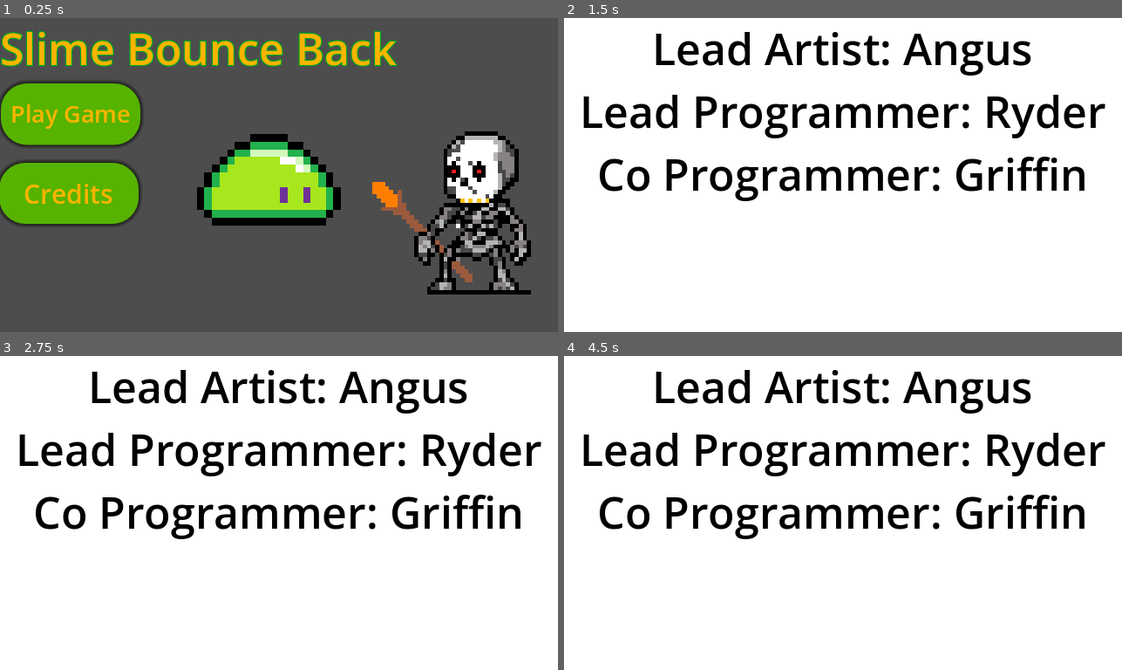
Above: before the commit, frames 1-4 (two rows, left to right).
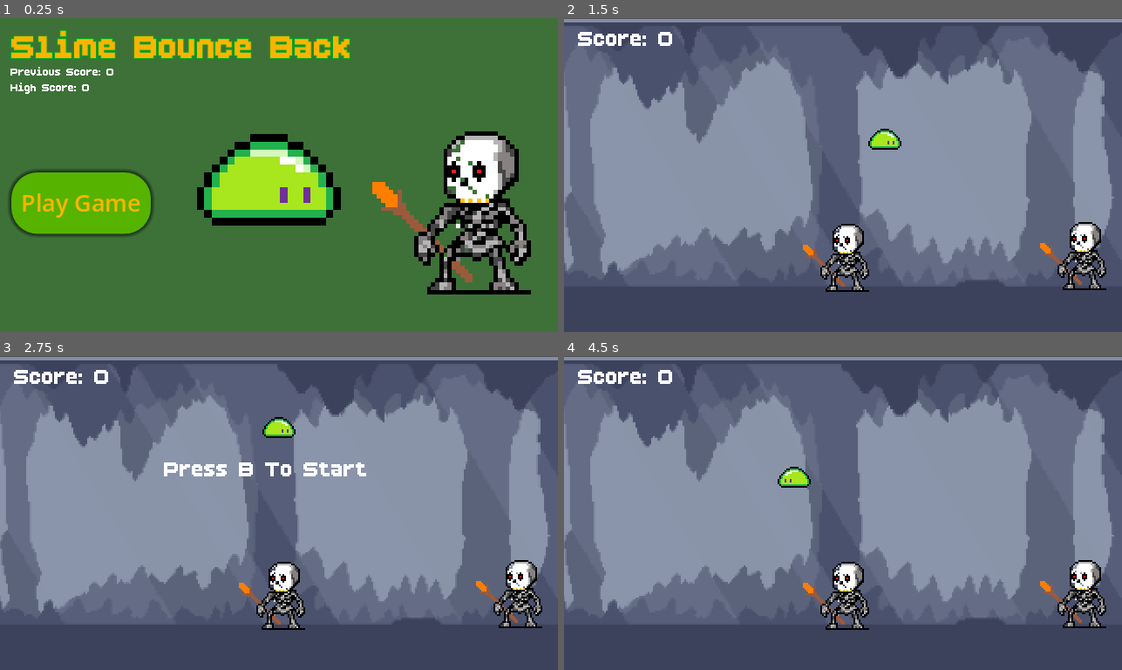
Above: after the commit, the same moments.

Repository: ryderlopeman10-dotcom/haven-dunlap-26-jam
Game: Godot game, scene res://Scenes/main_menu.tscn
Two runs of this game, one before a commit and one after it. Both use one fixed random seed, a clock stepped at 60 frames per second and the inputs below.
Inputs (mouse positions are in pixels of both pictures, inside the frame that each line leads up to):
- Up to frame 1 (0.25 s): no input
- Up to frame 2 (1.5 s): click (630, 193) at 0.5 s, where only the run before the commit has a clickable "Credits"; tap B (Start, bound only after the commit) at 1.25 s; hold D (Right) from 1.28 s (still down); hold B (Start, bound only after the commit) from 1.28 s (still down)
- Up to frame 3 (2.75 s): tap Space (Jump) at 1.52, 1.55, 1.82 s; release D (Right) at 2 s; release B (Start, bound only after the commit) at 2 s; click (83, 541) at 2 s, where only the run after the commit has a clickable "Play Game"
- Up to frame 4 (4.5 s): tap B (Start, bound only after the commit) at 2.75, 3.05, 4.25 s; hold D (Right) 2.78-3.5 s; tap Space (Jump) at 2.85, 3.02, 3.32 s; click (647, 541) at 3.5 s, where only the run after the commit has a clickable "Play Game"; hold A (Left) from 4.28 s (still down); hold B (Start, bound only after the commit) from 4.28 s (still down)

The runs differ from the first frame. In frame 1, 84% of the frame differs, in the area x 0-100%, y 0-100%; in frame 2, 99%; in frame 3, 98%; in frame 4, 99%.

Commit message:
Game

Diff:
--- /dev/null
+++ b/haven-project-26/Enemies/Mini Skele/deathbound.gd
@@ -0,0 +1,4 @@
+extends Area2D
+
+func _on_body_entered(body: Node2D) -> void:
+	get_tree().change_scene_to_file("res://Scenes/main_menu.tscn")
--- a/haven-project-26/Enemies/Mini Skele/game.tscn
+++ b/haven-project-26/Enemies/Mini Skele/game.tscn
@@ -4,9 +4,17 @@
 [ext_resource type="Texture2D" uid="uid://b6dylob4bpesk" path="res://art/image_2026-11-15_175941258.png" id="1_yia4t"]
 [ext_resource type="PackedScene" uid="uid://d1vuwmn571apc" path="res://Enemies/Mini Skele/skeleton_enemy.tscn" id="2_nd6ix"]
 [ext_resource type="Script" uid="uid://cc52qk25lwjxm" path="res://Enemies/Mini Skele/label.gd" id="3_nd6ix"]
+[ext_resource type="Script" uid="uid://c666uvcufsgxm" path="res://Enemies/Mini Skele/deathbound.gd" id="4_oc4ej"]
+[ext_resource type="FontFile" uid="uid://dgoq5faw0plgx" path="res://random/boldspixels.ttf" id="5_fo1w7"]
 
 [sub_resource type="WorldBoundaryShape2D" id="WorldBoundaryShape2D_7r1ys"]
 distance = -71.0
+
+[sub_resource type="LabelSettings" id="LabelSettings_8u5y5"]
+font = ExtResource("5_fo1w7")
+
+[sub_resource type="LabelSettings" id="LabelSettings_o4m48"]
+font = ExtResource("5_fo1w7")
 
 [node name="Game" type="Node2D" unique_id=1220083878]
 
@@ -19,7 +27,7 @@
 zoom = Vector2(2, 2)
 
 [node name="Player" parent="." unique_id=168181456 instance=ExtResource("1_onhj5")]
-position = Vector2(-1, -62)
+position = Vector2(-1, -49)
 
 [node name="Skeleton Enemy" parent="." unique_id=44557244 instance=ExtResource("2_nd6ix")]
 position = Vector2(0, 67)
@@ -28,6 +36,7 @@
 position = Vector2(136, 66)
 
 [node name="Deathbound" type="Area2D" parent="." unique_id=1976344128]
+script = ExtResource("4_oc4ej")
 
 [node name="CollisionShape2D" type="CollisionShape2D" parent="Deathbound" unique_id=1072603736]
 position = Vector2(1, -4)
@@ -39,4 +48,15 @@
 offset_right = -91.0
 offset_bottom = -62.0
 text = "Score: 0"
+label_settings = SubResource("LabelSettings_8u5y5")
 script = ExtResource("3_nd6ix")
+
+[node name="Label2" type="Label" parent="." unique_id=812533392]
+offset_left = -78.0
+offset_top = -32.0
+offset_right = 78.0
+offset_bottom = -9.0
+text = "  Press B To Start"
+label_settings = SubResource("LabelSettings_o4m48")
+
+[connection signal="body_entered" from="Deathbound" to="Deathbound" method="_on_body_entered"]
--- a/haven-project-26/Enemies/Mini Skele/skeleton_enemy.gd
+++ b/haven-project-26/Enemies/Mini Skele/skeleton_enemy.gd
@@ -1,15 +1,17 @@
 class_name Enemy
 extends Area2D
 
-@onready var sprite: Sprite2D = $Image20261115170900492
+@onready var gogo: Sprite2D = $Image20261115170900492
 
 var health : int = 10
 var damage : int = 2
 var move_speed : int = 0
 
+
 func _process(delta: float) -> void:
 	if health <= 0:
 		queue_free()
+		Globals.update_score()
 
 
 func _on_body_entered(body: Node2D) -> void:
--- a/haven-project-26/Player/player.gd
+++ b/haven-project-26/Player/player.gd
@@ -1,6 +1,7 @@
 extends CharacterBody2D
 
 @onready var animated_sprite_2d: AnimatedSprite2D = $AnimatedSprite2D
+@onready var label_2: Label = $"../Label2"
 
 var accel_x : int = 25
 var movement_speed : int = 150
@@ -12,11 +13,16 @@
 
 var damage : int = 5
 
+var start : bool = false
+
 func _process(delta):
-	if Input.is_action_just_pressed("Quit"):
-		get_tree().quit()
+	if Input.is_action_pressed("Start"):
+		Globals.score = 0
+		start = true
+		label_2.visible = false
 
-	move(delta)
+	if start:
+		move(delta)
 
 func move(delta):
 	velocity += get_gravity() * delta
@@ -40,7 +46,6 @@
 
 func attack(enemy: Enemy):
 	if not is_on_floor() and can_attack and Input.is_action_pressed("Jump"):
-		Globals.score += 1
 		can_attack = false
 		velocity.y = jump_height
 		enemy.take_damage()
@@ -49,5 +54,10 @@
 		EnemySpawner.spawn_enemy()
 
 
+
 func _on_timer_timeout() -> void:
 	$Burst.visible = false
+
+
+func _on_deathbound_body_entered(body: Node2D) -> void:
+	pass # Replace with function body.
--- /dev/null
+++ b/haven-project-26/Scenes/label.gd
@@ -0,0 +1,5 @@
+extends Label
+@onready var label: Label = $"."
+
+func _process(delta):
+	label.text = "Previous Score: " + str(Globals.score) + "\nHigh Score: " + str(Globals.high_score)
--- a/haven-project-26/Scenes/main_menu.tscn
+++ b/haven-project-26/Scenes/main_menu.tscn
@@ -2,7 +2,11 @@
 
 [ext_resource type="Script" uid="uid://o00yo6y87i3y" path="res://main_menu.gd" id="1_1ehe0"]
 [ext_resource type="Texture2D" uid="uid://b1nfhocwsufca" path="res://art/image_2026-11-15_170827525.png" id="2_ce3w2"]
+[ext_resource type="FontFile" uid="uid://dgoq5faw0plgx" path="res://random/boldspixels.ttf" id="2_n45e2"]
 [ext_resource type="Texture2D" uid="uid://5s4fur57eh36" path="res://Player/pixil-frame-0.png" id="3_n45e2"]
+[ext_resource type="Script" uid="uid://v08vdqk6w2px" path="res://Scenes/label.gd" id="3_opfnp"]
+
+[sub_resource type="BoxMesh" id="BoxMesh_7r1ys"]
 
 [sub_resource type="StyleBoxFlat" id="StyleBoxFlat_bpa4t"]
 bg_color = Color(0.33613595, 0.7033733, 7.70092e-07, 1)
@@ -12,20 +16,16 @@
 corner_radius_bottom_left = 30
 shadow_size = 5
 
-[sub_resource type="StyleBoxFlat" id="StyleBoxFlat_bt3mi"]
-bg_color = Color(0.3372549, 0.7019608, 0, 1)
-corner_radius_top_left = 30
-corner_radius_top_right = 30
-corner_radius_bottom_right = 30
-corner_radius_bottom_left = 30
-shadow_size = 5
-
 [sub_resource type="LabelSettings" id="LabelSettings_bt3mi"]
+font = ExtResource("2_n45e2")
 font_size = 50
 font_color = Color(0.99215686, 0.7058824, 0, 1)
 outline_size = 5
 outline_color = Color(5.0296635e-06, 0.6483389, 0.15144229, 1)
 shadow_size = 15
+
+[sub_resource type="LabelSettings" id="LabelSettings_7r1ys"]
+font = ExtResource("2_n45e2")
 
 [node name="MainMenu" type="Control" unique_id=1690062464]
 layout_mode = 3
@@ -36,6 +36,12 @@
 grow_vertical = 2
 script = ExtResource("1_1ehe0")
 
+[node name="MeshInstance2D" type="MeshInstance2D" parent="." unique_id=2059396742]
+modulate = Color(0.23989001, 0.44261983, 0.21943423, 1)
+position = Vector2(361.99997, 192.99998)
+scale = Vector2(810.5, 401.5)
+mesh = SubResource("BoxMesh_7r1ys")
+
 [node name="Button" type="Button" parent="." unique_id=2117323482]
 layout_mode = 1
 anchors_preset = 8
@@ -43,10 +49,10 @@
 anchor_top = 0.5
 anchor_right = 0.5
 anchor_bottom = 0.5
-offset_left = -319.0
-offset_top = -105.0
-offset_right = -159.0
-offset_bottom = -34.5
+offset_left = -307.0
+offset_top = -3.0
+offset_right = -147.0
+offset_bottom = 67.5
 grow_horizontal = 2
 grow_vertical = 2
 theme_override_colors/font_color = Color(0.99215686, 0.7058824, 0, 1)
@@ -54,30 +60,25 @@
 theme_override_styles/normal = SubResource("StyleBoxFlat_bpa4t")
 text = "Play Game"
 
-[node name="Button2" type="Button" parent="." unique_id=783541264]
-layout_mode = 1
-anchors_preset = 7
-anchor_left = 0.5
-anchor_top = 1.0
-anchor_right = 0.5
-anchor_bottom = 1.0
-offset_left = -321.0
-offset_top = -194.0
-offset_right = -161.0
-offset_bottom = -124.0
-grow_horizontal = 2
-grow_vertical = 0
-theme_override_colors/font_color = Color(0.99215686, 0.7058824, 0, 1)
-theme_override_font_sizes/font_size = 30
-theme_override_styles/normal = SubResource("StyleBoxFlat_bt3mi")
-text = "Credits"
-
 [node name="Label" type="Label" parent="." unique_id=1810814330]
 layout_mode = 1
-offset_right = 131.0
-offset_bottom = 36.0
+offset_left = 13.0
+offset_top = 11.0
+offset_right = 404.0
+offset_bottom = 57.0
 text = "Slime Bounce Back"
 label_settings = SubResource("LabelSettings_bt3mi")
+
+[node name="Label" type="Label" parent="Label" unique_id=213598325]
+layout_mode = 0
+offset_left = -1.0
+offset_top = 44.0
+offset_right = 129.0
+offset_bottom = 87.0
+text = "Previous Score: 0
+High Score: 0"
+label_settings = SubResource("LabelSettings_7r1ys")
+script = ExtResource("3_opfnp")
 
 [node name="Image20261115170827525" type="Sprite2D" parent="." unique_id=885703514]
 position = Vector2(523, 207)
@@ -90,4 +91,3 @@
 texture = ExtResource("3_n45e2")
 
 [connection signal="pressed" from="Button" to="." method="_on_start_pressed"]
-[connection signal="pressed" from="Button2" to="." method="_on_credits_pressed"]
--- a/haven-project-26/project.godot
+++ b/haven-project-26/project.godot
@@ -69,6 +69,11 @@
 "events": [Object(InputEventKey,"resource_local_to_scene":false,"resource_name":"","device":-1,"window_id":0,"alt_press …(191 unchanged characters)…
 ]
 }
+Start={
+"deadzone": 0.2,
+"events": [Object(InputEventKey,"resource_local_to_scene":false,"resource_name":"","device":-1,"window_id":0,"alt_pressed":false,"shift_pressed":false,"ctrl_pressed":false,"meta_pressed":false,"pressed":false,"keycode":0,"physical_keycode":66,"key_label":0,"unicode":98,"location":0,"echo":false,"script":null)
+]
+}
 
 [layer_names]
 
--- a/haven-project-26/random/globals.gd
+++ b/haven-project-26/random/globals.gd
@@ -3,3 +3,9 @@
 var player_dmg : int = 10
 
 var score : int = 0
+var high_score : int = 0
+
+func update_score():
+	score += 1
+	if score > high_score:
+		high_score = score
Not shown, added: haven-project-26/Enemies/Mini Skele/deathbound.gd.uid
Not shown, added: haven-project-26/Scenes/label.gd.uid
Binary file added: haven-project-26/random/boldspixels.ttf
Not shown, added: haven-project-26/random/boldspixels.ttf.import
